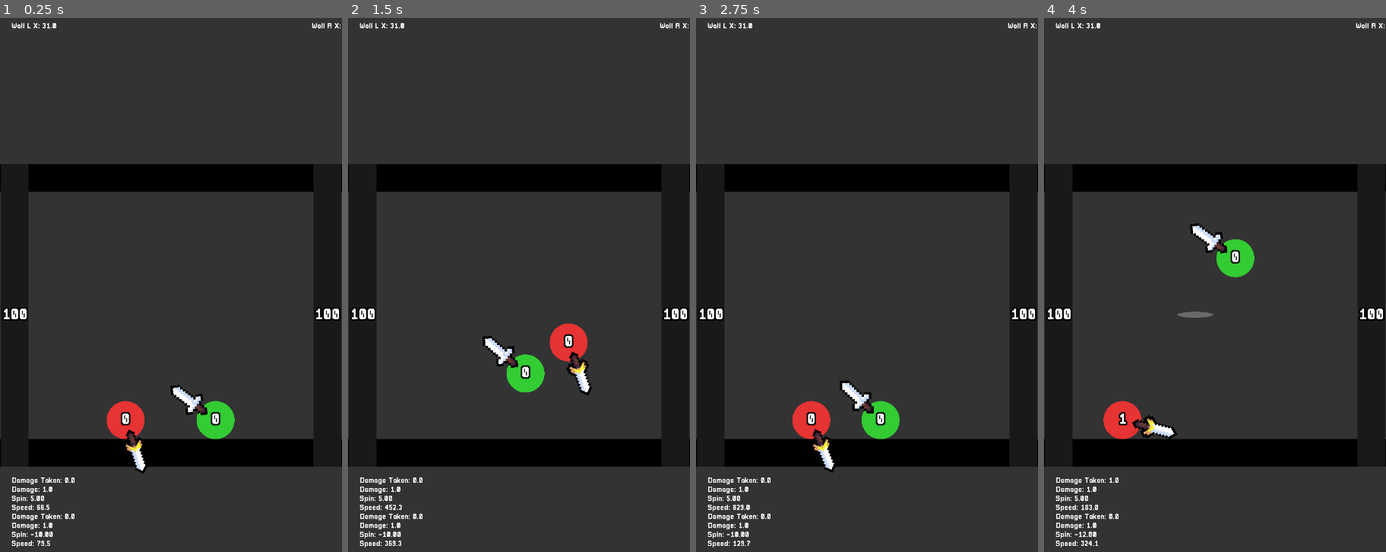
Above: before the commit, frames 1-4 (left to right).
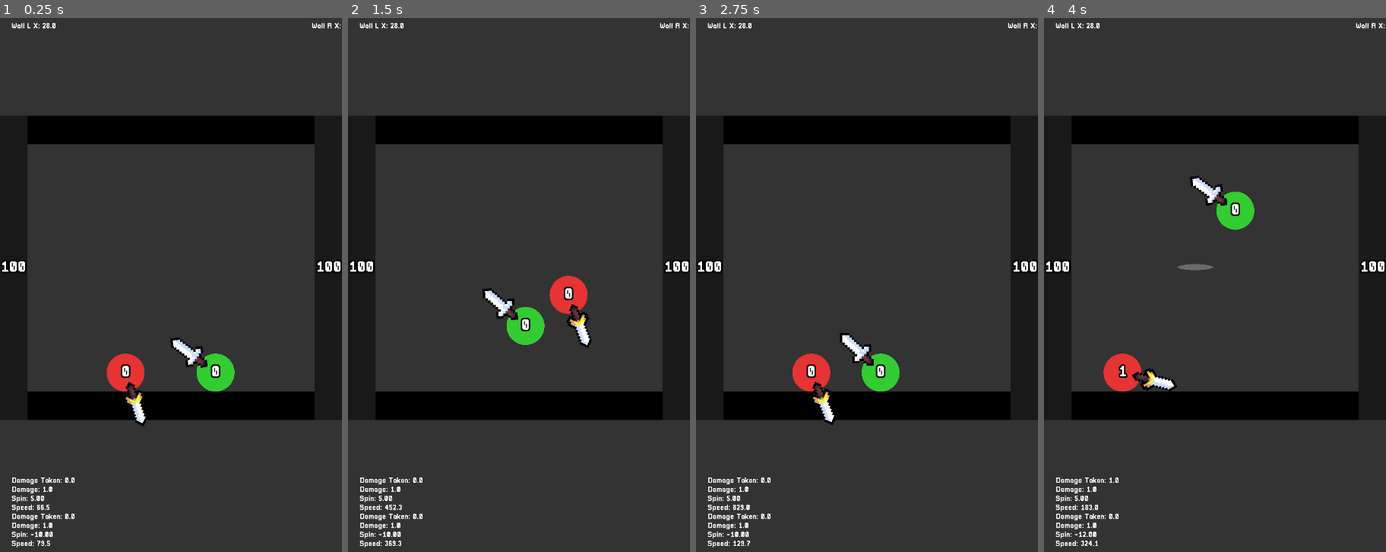
Above: after the commit, the same moments.

Repository: HarryLin349/Super-Smash-Balls
Game: Godot game, scene res://Main.tscn
Two runs of this game, one before a commit and one after it. Both use one fixed random seed, a clock stepped at 60 frames per second and the inputs below.
Inputs:
- Up to frame 1 (0.25 s): no input
- Up to frame 2 (1.5 s): no input
- Up to frame 3 (2.75 s): no input
- Up to frame 4 (4 s): no input

The runs differ from the first frame. In frame 1, 24% of the frame differs, in the area x 0-100%, y 0-86%; in frame 2, 25%, in the area x 0-100%, y 0-85%; in frame 3, 24%; in frame 4, 25%.

Commit message:
shift up + retro hit

Diff:
--- a/Main.gd
+++ b/Main.gd
@@ -1,7 +1,8 @@
 extends Node2D
 
 @export var arena_size := 520.0
-@export var wall_thickness := 58.0
+@export var wall_thickness := 60.0
+@export var arena_offset_y := -100.0
 @export var out_of_bounds_min_x := -100.0
 @export var out_of_bounds_max_x := 1000.0
 @export var slowmo_scale := 0.5
@@ -19,7 +20,7 @@
 @onready var wall_left_x_label: Label = $UI/WallLeftX
 @onready var wall_right_x_label: Label = $UI/WallRightX
 
-var walldist := 60
+var walldist := 58
 
 var _stats_timer := 0.0
 var _game_over := false
@@ -45,7 +46,7 @@
 	var viewport_size := get_viewport_rect().size
 	var arena_size_value: float = arena_size
 	var half: float = arena_size_value * 0.5
-	var center := viewport_size * 0.5
+	var center := viewport_size * 0.5 + Vector2(0.0, arena_offset_y)
 
 	var floor_position := Vector2(viewport_size.x * 0.5, center.y + half + wall_thickness * 0.5)
 	var floor_width := viewport_size.x * 3.0
Not shown, changed: sfx/low-floor-tom.mp3
